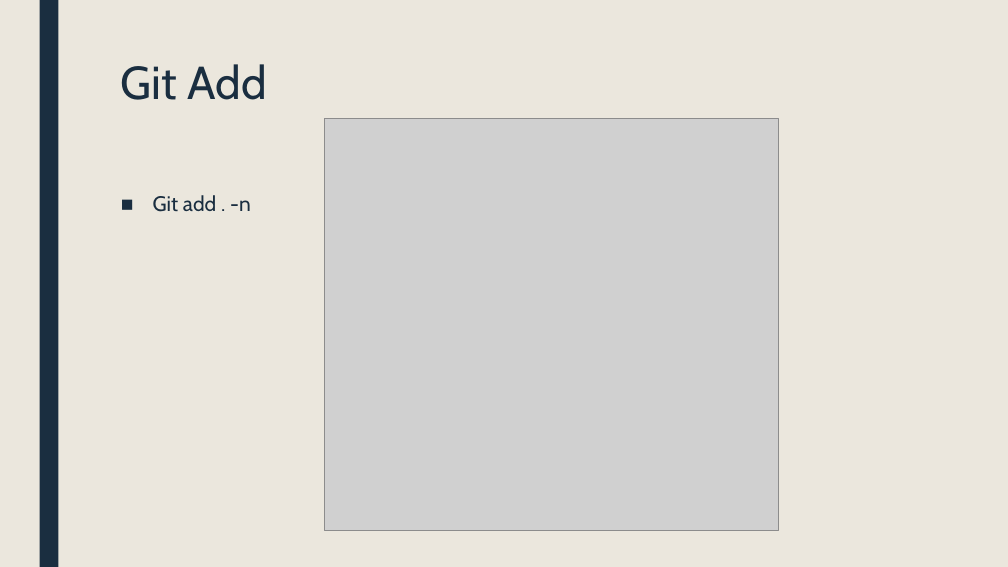
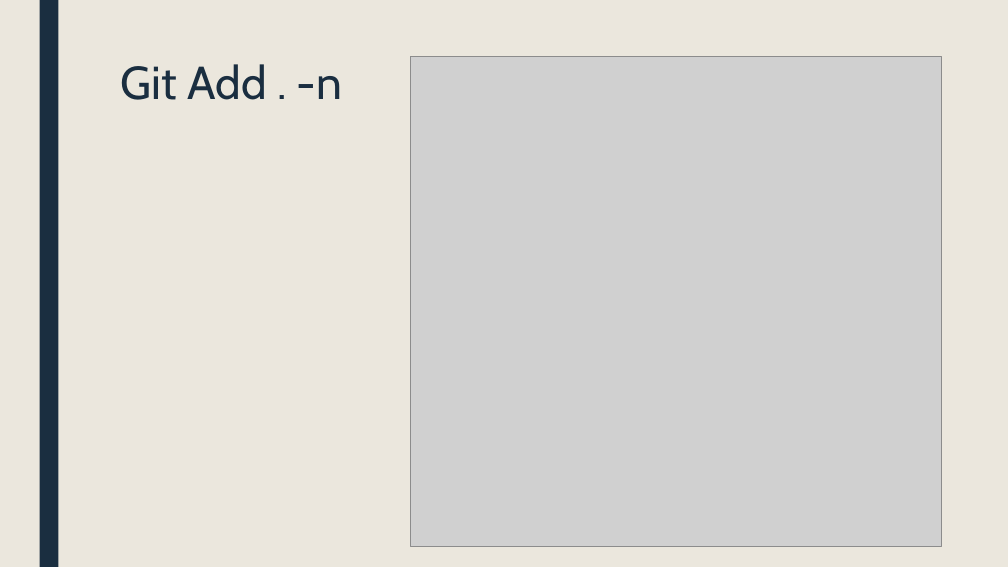
Before and after one commit to ufarm/sommer2016, a slide deck: slide 12 of GIT.pptx. Drawn at 1008x567 pixels with LibreOffice and Linux fonts; fonts in the diff are those of the drawing; grey boxes stand for pictures. Boxes give left, top, right and bottom in pixels: in the first picture for what was removed or moved away, otherwise in the second. Text is boxed around its words. In the diff, an @@ line names an element or a change of style, - is before the commit and + after.

Commit message:
Feedback from Bjarne, ned images on basic

```diff
--- a/GIT.pptx
+++ b/GIT.pptx
@@ picture resized from (x1=324, y1=118, x2=779, y2=531) to (x1=411, y1=57, x2=941, y2=546) @@
@@ title at (x1=121, y1=64, x2=342, y2=100): text changed @@
-Git Add
+Git Add . -n
@@ text removed at (x1=153, y1=195, x2=251, y2=212) @@
-■ Git add . -n
```
Also in this commit, not shown: 11 other slides changed, 1 slide added, 2 slides removed.
